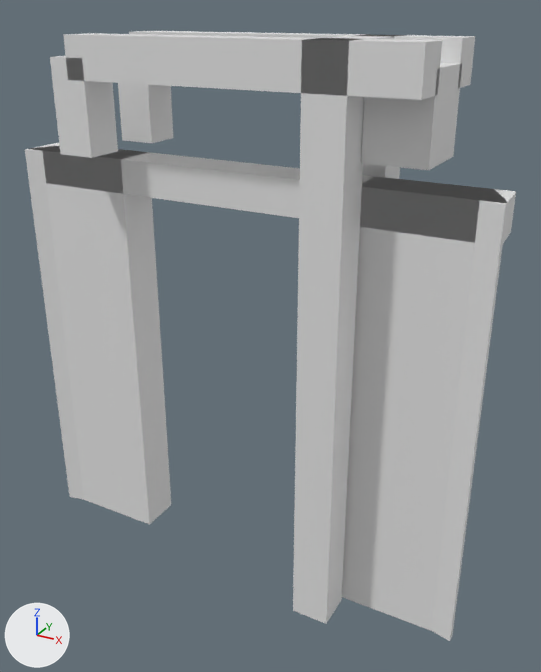
What one commit did to the glTF model models/pijnacker/pijnacker-brug-1b2d2ee6/pijnacker-brug-1b2d2ee6.glb.
The view is the same before and after, from a 50 mm lens placed at (8.55, -14.22, 3.56), pointed at (0.6, 0.24, -3.67). Lighting does not change. The marker at lower left points along +X, +Y and +Z. The older version comes first.

Names of what the first picture shows: 'building:balans', 'building:balans 2', 'building:contragewicht', 'building:hamei', 'building:hamei 2', 'building:hangstang', 'building:hangstang 2', 'building:portaal', 'road:dek', 'road:landhoofd (aangenomen)', 'road:landhoofd (aangenomen) 2'.
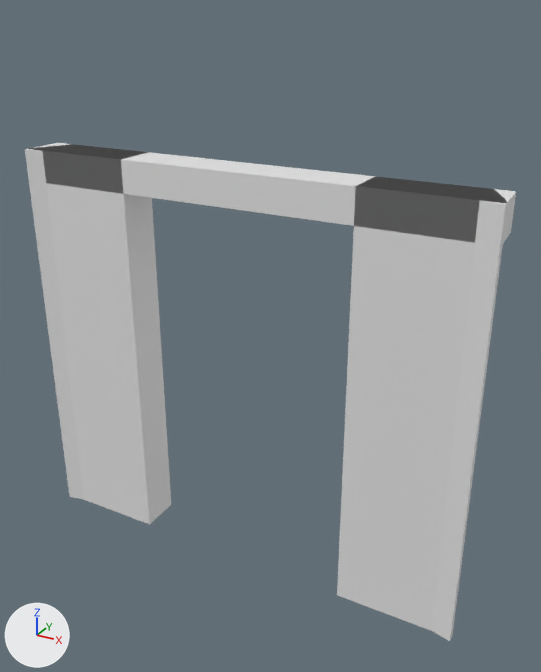
What the commit changed:
Object 'building:hamei' (ob_building_hamei) is deleted.
Object 'building:hamei 2' (ob_building_hamei_2) is deleted.
Object 'building:portaal' (ob_building_portaal) is deleted.
Object 'building:balans' (ob_building_balans) is deleted.
Object 'building:hangstang' (ob_building_hangstang) is deleted.
Object 'building:balans 2' (ob_building_balans_2) is deleted.
Object 'building:hangstang 2' (ob_building_hangstang_2) is deleted.
Object 'building:contragewicht' (ob_building_contragewicht) is deleted.

Where the change shows, as pixel boxes (x1, y1, x2, y2) in the pictures (541 x 672 px):
'building:hamei 2', deleted
    before: (293, 38, 365, 624)
'building:balans 2', deleted
    before: (63, 33, 442, 100)
'building:contragewicht', deleted
    before: (361, 63, 462, 170)
'building:hangstang 2', deleted
    before: (50, 56, 118, 158)
'building:hangstang', deleted
    before: (118, 83, 173, 143)
'building:balans', deleted
    before: (129, 31, 475, 88)
'building:hamei', deleted
    before: (357, 34, 406, 179)
'building:portaal', deleted
    before: (316, 35, 394, 40)
